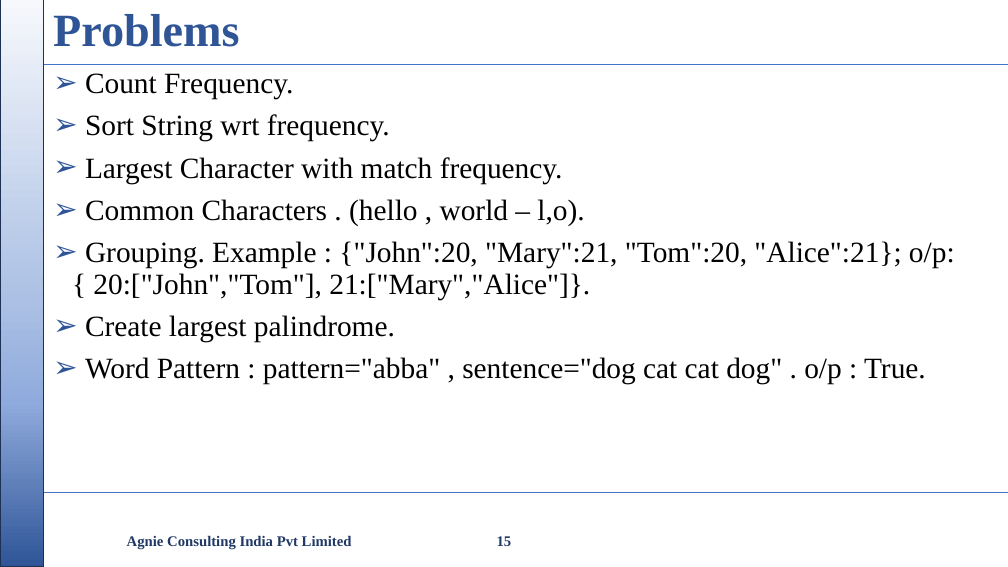
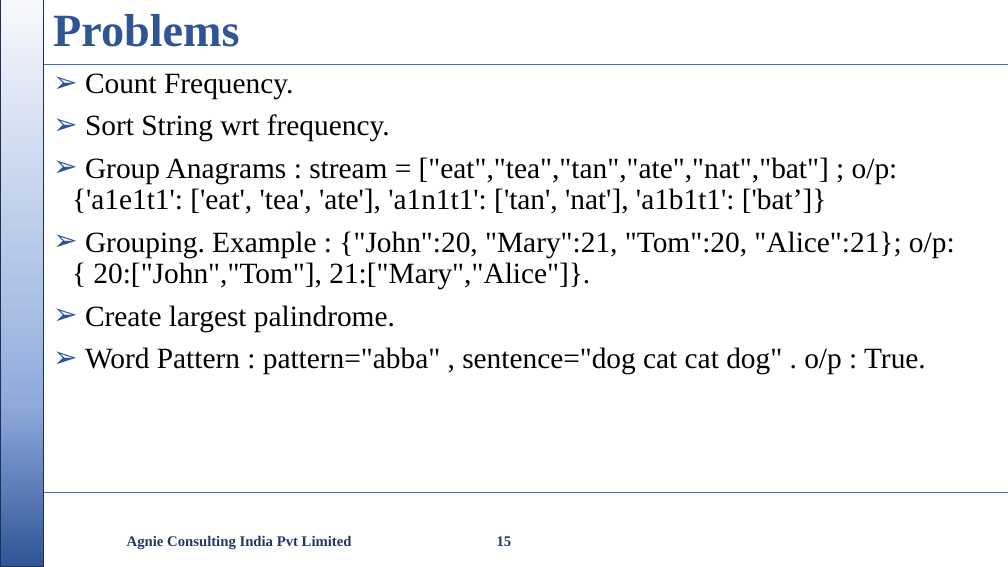
Before and after one commit to nikishdaniel1-del/Python-Cls, a slide deck: slide 15 of python class/Python Class.pptx. Drawn at 1008x567 pixels with LibreOffice and Linux fonts; fonts in the diff are those of the drawing; background and template pictures are left out. Boxes give left, top, right and bottom in pixels: in the first picture for what was removed or moved away, otherwise in the second. Text is boxed around its words. In the diff, an @@ line names an element or a change of style, - is before the commit and + after.

```diff
--- a/python class/Python Class.pptx
+++ b/python class/Python Class.pptx
@@ text at [72,157,898,214]: text changed @@
-➢ Largest Character with match frequency.
-➢ Common Characters . (hello , world – l,o).
+➢ Group Anagrams : stream = ["eat","tea","tan","ate","nat","bat"] ; o/p: {'a1e1t1': ['eat', 'tea', 'ate'], 'a1n1t1': ['tan', 'nat'], 'a1b1t1': ['bat’]}
```
Also in this commit, not shown: 3 other slides changed, 13 slides added, 2 other files.
